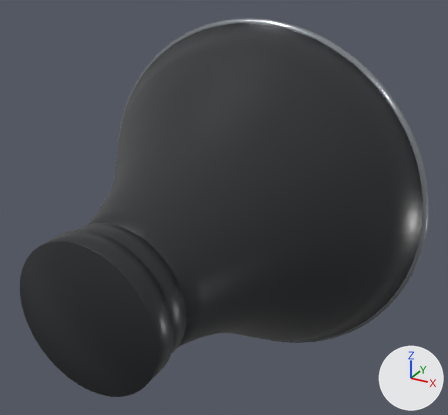
The glTF model assets/studio_equipment/studio_rig_v01/runtime/lod/profoto_magnum_100624_lod1.glb, before and after one commit.
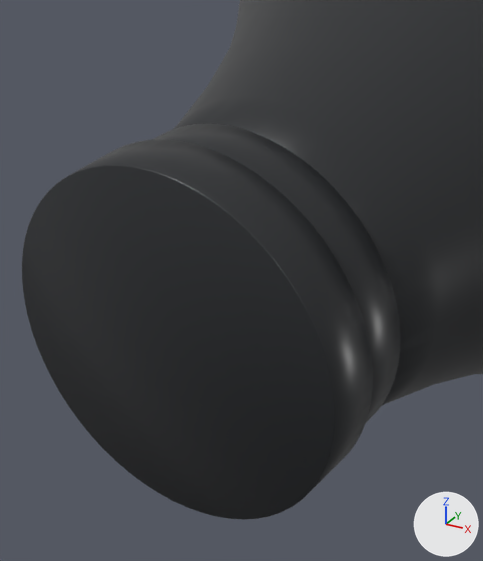
Each version appears first whole from a 50 mm lens placed at (0.256, -0.118, 2.077), pointed at (0.021, 0.309, 1.864), and next in a close-up on the part from 2% to 50% of the width and 41% to 100% of the height. Arrows for +X, +Y and +Z are at lower right; the lights stay in place. The last two pictures show the newer version. Where no turn or scale is listed for an object, it has been applied to the vertices.

Names of what the first close-up shows: 'MAGNUM_COLLAR_FRONT', 'MAGNUM_COLLAR_REAR', 'MAGNUM_OUTER_SHELL'.
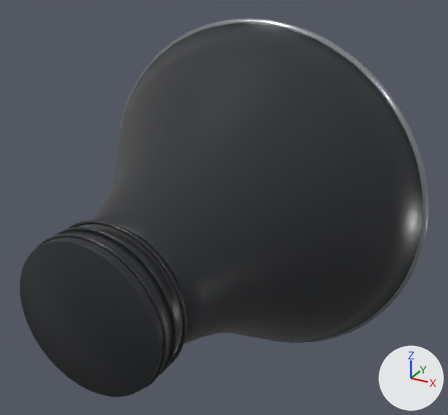
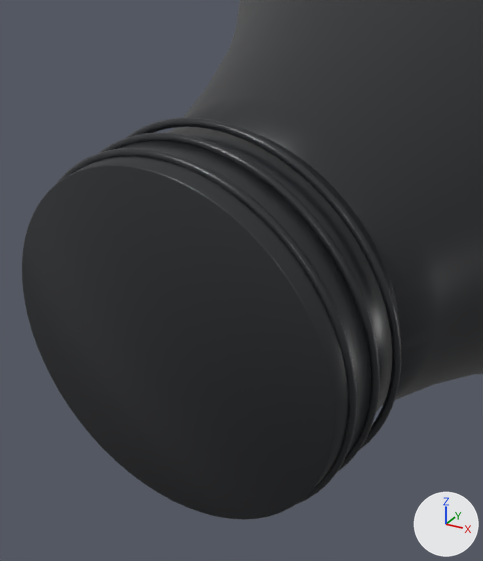
Pixel boxes (x1, y1, x2, y2) of what changed, in the close-ups (483 x 561 px):
'MAGNUM_COLLAR_RIB_01', added: after (56, 148, 357, 505)
'MAGNUM_COLLAR_RIB_03', added: after (126, 118, 401, 449)
'MAGNUM_COLLAR_RIB_02', added: after (99, 133, 380, 472)

The change in detail:
Mesh me_torus_011 is new.
It has 768 vertices, 1536 faces and spans x -0.0619..0.0619, y -0.0014..0.0014, z -0.0619..0.0619.
It uses material mat_mat_black_powder (black #24272a).
Object 'MAGNUM_COLLAR_RIB_03' (ob_magnum_collar_rib_03) is new; it shows me_torus_011.
Its location is (0.0, 0.182, 1.835).
Object 'MAGNUM_COLLAR_RIB_02' (ob_magnum_collar_rib_02) is new; it shows a copy of me_torus_011.
Its location is (0.0, 0.17, 1.835).
Object 'MAGNUM_COLLAR_RIB_01' (ob_magnum_collar_rib_01) is new; it shows a copy of me_torus_011.
Its location is (0.0, 0.158, 1.835).
